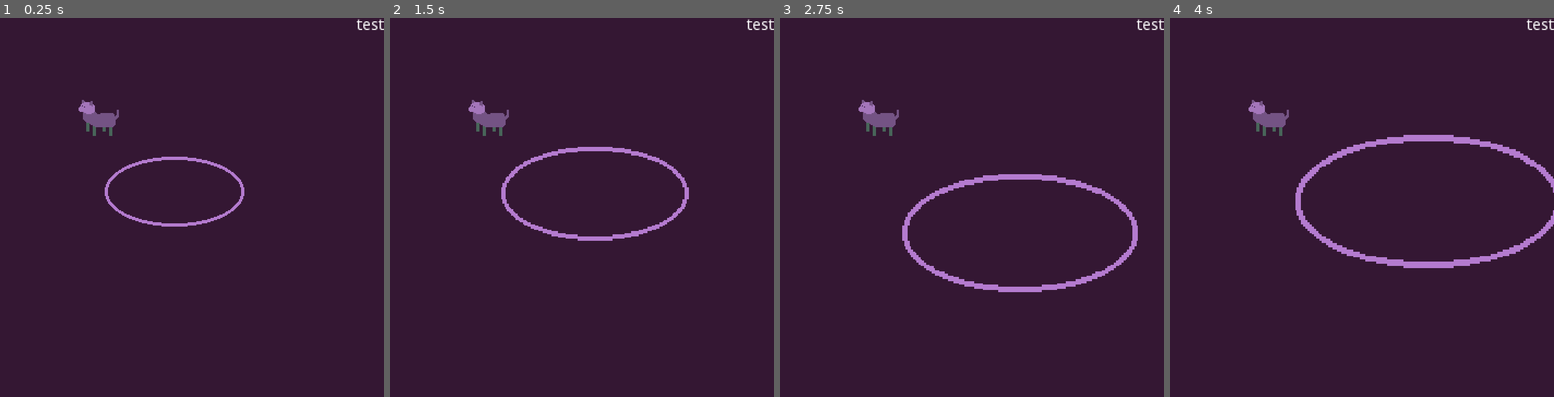
Above: before the commit, frames 1-4 (left to right).
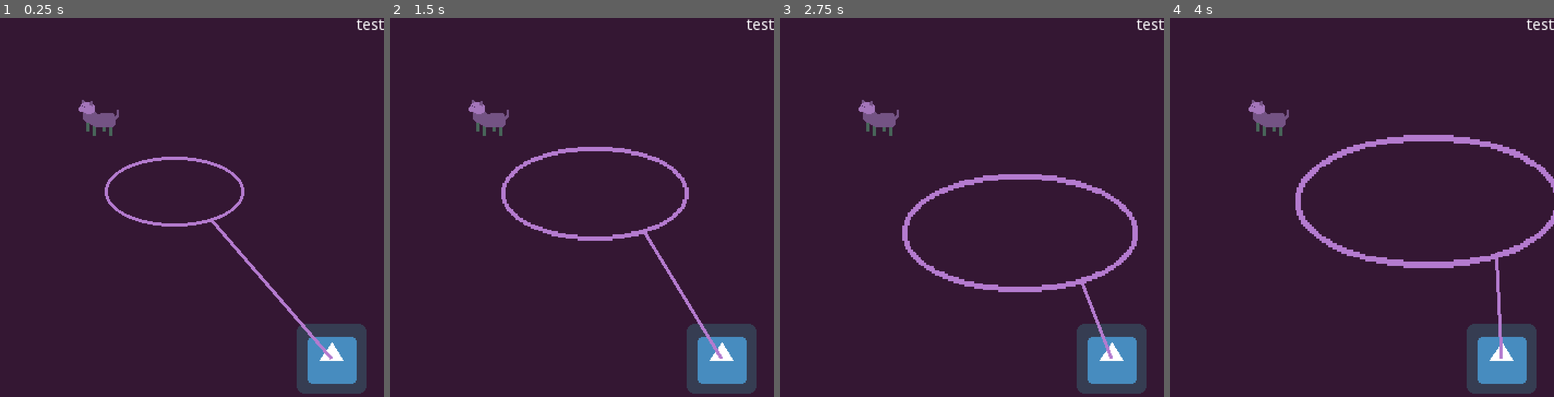
Above: after the commit, the same moments.

Repository: joemahon89/LDJAM47-Space-Cowboy
Game: Godot game, scene res://scenes/main.tscn
Two runs of this game, one before a commit and one after it. Both use one fixed random seed, a clock stepped at 60 frames per second and the inputs below. The engine's default icon, where the game draws it, is replaced by a stand-in: a white triangle on a blue panel in a dark square.
Inputs:
- Up to frame 1 (0.25 s): no input
- Up to frame 2 (1.5 s): tap Enter at 0.5 s; hold Right (lasso_right) 0.53-1.28 s; hold = (lasso_grow) 0.53-1.28 s; hold S (lasso_down) from 1.28 s (still down); tap - (lasso_shrink) at 1.35 s
- Up to frame 3 (2.75 s): release S (lasso_down) at 2.03 s; hold Right (lasso_right) from 2.03 s (still down); hold = (lasso_grow) from 2.03 s (still down)
- Up to frame 4 (4 s): release Right (lasso_right) at 2.78 s; release = (lasso_grow) at 2.78 s; hold Up (lasso_up) 2.78-3.53 s; tap - (lasso_shrink) at 2.85 s; hold A (lasso_left) from 3.53 s (still down); hold = (lasso_grow) from 3.53 s (still down)

The runs differ from the first frame. In frame 1, 3.6% of the frame differs, in the area x 54-96%, y 53-100%; in frame 2, 3.6%; in frame 3, 3.4%; in frame 4, 3.5%.

Commit message:
Added lasso anchoring rope

Diff:
--- a/scenes/lasso.gd
+++ b/scenes/lasso.gd
@@ -10,7 +10,7 @@
 var scale_speed = 0.5
 var inside_lasso = []
 onready var area2d_node = get_node("Area2D")
-onready var sprite_node = get_node("Sprite")
+onready var sprite_node = get_node("lasso_sprite")
 
 
 # Called when the node enters the scene tree for the first time.
--- a/scenes/lasso.tscn
+++ b/scenes/lasso.tscn
@@ -10,8 +10,12 @@
 linear_damp = 2.0
 script = ExtResource( 2 )
 
-[node name="Sprite" type="Sprite" parent="."]
+[node name="lasso_sprite" type="Sprite" parent="."]
 texture = ExtResource( 1 )
+
+[node name="lasso_join_point" type="Sprite" parent="lasso_sprite"]
+position = Vector2( 32.9, 24.9 )
+scale = Vector2( 0.309374, 0.309374 )
 
 [node name="Area2D" type="Area2D" parent="."]
 scale = Vector2( 1, 0.5 )
--- a/scenes/main.gd
+++ b/scenes/main.gd
@@ -4,7 +4,10 @@
 # Declare member variables here. Examples:
 # var a = 2
 # var b = "text"
-
+onready var lasso_join_point_node = get_node("YSort/lasso/lasso_sprite/lasso_join_point")
+onready var lasso_node = get_node("YSort/lasso")
+onready var lasso_anchor_point_node = get_node("lasso_anchor_point")
+onready var lasso_rope_node = get_node("lasso_rope")
 
 # Called when the node enters the scene tree for the first time.
 func _ready():
@@ -13,5 +16,9 @@
 
 
 # Called every frame. 'delta' is the elapsed time since the previous frame.
-#func _process(delta):
-#	pass
+func _process(delta):
+	#lasso_rope_node.points = [Vector2(0,0), Vector2(0,0)]
+	lasso_rope_node.points[0] = lasso_anchor_point_node.position
+	lasso_rope_node.points[1] = lasso_join_point_node.get_global_position()
+	#lasso_rope_node.points[1] = lasso_join_point_node.position + lasso_node.position
+	pass
--- a/scenes/main.tscn
+++ b/scenes/main.tscn
@@ -1,8 +1,9 @@
-[gd_scene load_steps=4 format=2]
+[gd_scene load_steps=5 format=2]
 
 [ext_resource path="res://scenes/lasso.tscn" type="PackedScene" id=1]
 [ext_resource path="res://scenes/main.gd" type="Script" id=2]
 [ext_resource path="res://scenes/creature_01.tscn" type="PackedScene" id=3]
+[ext_resource path="res://icon.png" type="Texture" id=4]
 
 [node name="Node2D" type="Node2D"]
 script = ExtResource( 2 )
@@ -62,3 +63,12 @@
 
 [node name="lasso" parent="YSort" instance=ExtResource( 1 )]
 position = Vector2( 168, 159 )
+
+[node name="lasso_anchor_point" type="Sprite" parent="."]
+position = Vector2( 312, 312 )
+texture = ExtResource( 4 )
+
+[node name="lasso_rope" type="Line2D" parent="."]
+points = PoolVector2Array( 0, 0, 0, 0 )
+width = 3.0
+default_color = Color( 0.705882, 0.482353, 0.811765, 1 )
